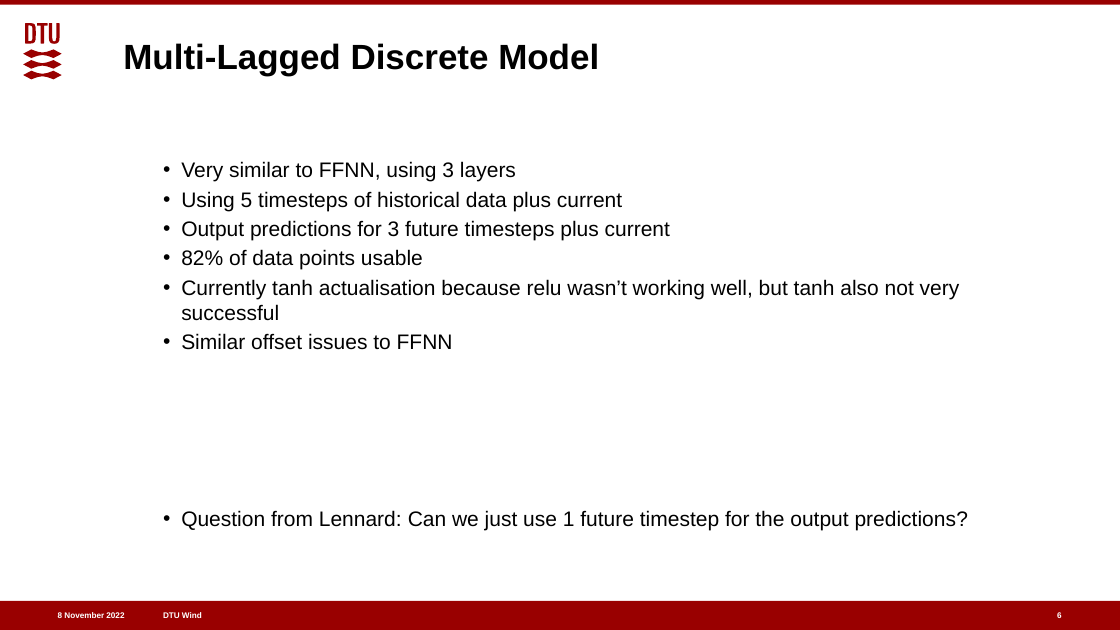
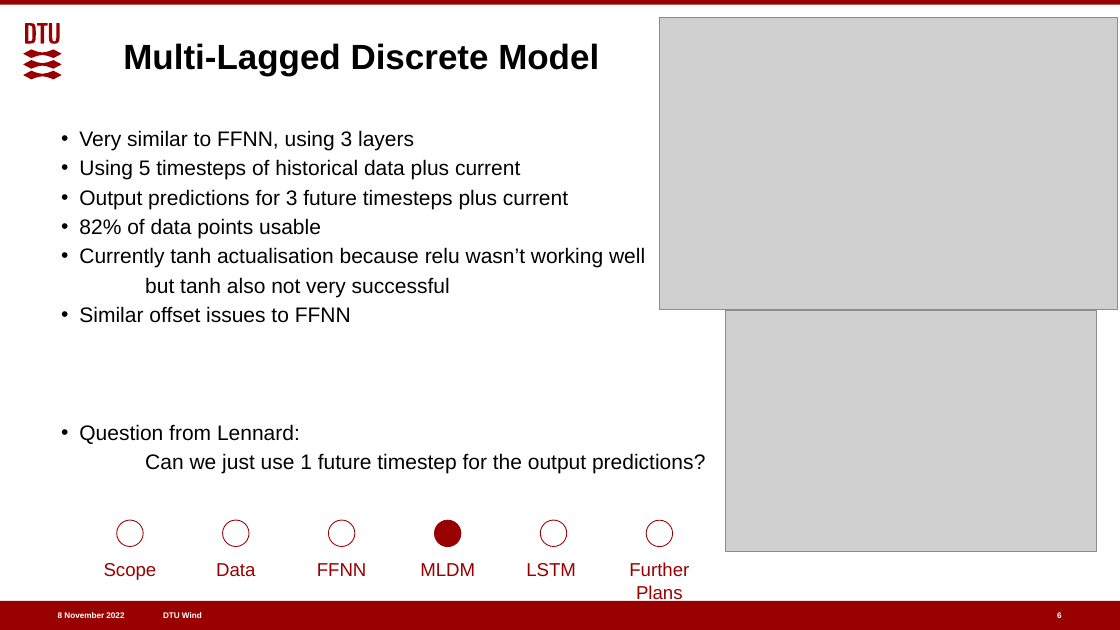
Before and after one commit to joramdevries/ProbabilisticMethods, a slide deck: slide 6 of Final_Project/FeedbackPresentation.pptx. Drawn at 1120x630 pixels with LibreOffice and Linux fonts; fonts in the diff are those of the drawing; grey boxes stand for pictures. Boxes give left, top, right and bottom in pixels: in the first picture for what was removed or moved away, otherwise in the second. Text is boxed around its words. In the diff, an @@ line names an element or a change of style, - is before the commit and + after.

```diff
--- a/Final_Project/FeedbackPresentation.pptx
+++ b/Final_Project/FeedbackPresentation.pptx
@@ picture added at <box>660,18,1118,309</box> @@
@@ text "Very similar to FFNN, using ...": place and size @@
-text "Very similar to FFNN, using ..." at <box>181,161,969,530</box>
+text "Very similar to FFNN, using ..." at <box>79,130,706,474</box>
@@ text at <box>79,247,645,297</box>: text changed @@
-• Currently tanh actualisation because relu wasn’t working well, but tanh also not very successful
+• Currently tanh actualisation because relu wasn’t working well
+but tanh also not very successful
@@ picture added at <box>726,311,1097,551</box> @@
@@ text at <box>79,424,706,474</box>: text changed @@
-• Question from Lennard: Can we just use 1 future timestep for the output predictions?
+• Question from Lennard:
+Can we just use 1 future timestep for the output predictions?
@@ ellipse added at <box>117,520,143,546</box>, outline #990000 0.75 pt @@
@@ ellipse added at <box>223,520,249,546</box>, outline #990000 0.75 pt @@
@@ ellipse added at <box>329,520,355,546</box>, outline #990000 0.75 pt @@
@@ ellipse added at <box>434,520,460,546</box>, fill #990000, outline #990000 0.75 pt @@
@@ ellipse added at <box>540,520,566,546</box>, outline #990000 0.75 pt @@
@@ ellipse added at <box>646,520,672,546</box>, outline #990000 0.75 pt @@
@@ text added at <box>104,563,157,580</box>, 16 pt, text #990000 @@
+Scope
@@ text added at <box>216,563,255,576</box>, 16 pt, text #990000 @@
+Data
@@ text added at <box>317,563,367,576</box>, 16 pt, text #990000 @@
+FFNN
@@ text added at <box>420,563,475,576</box>, 16 pt, text #990000 @@
+MLDM
@@ text added at <box>526,563,576,576</box>, 16 pt, text #990000 @@
+LSTM
@@ text added at <box>629,562,689,603</box>, 16 pt, text #990000 @@
+Further Plans
```
Also in this commit, not shown: 6 other slides changed, 1 slide added, 1 slide removed, 3 other files.
